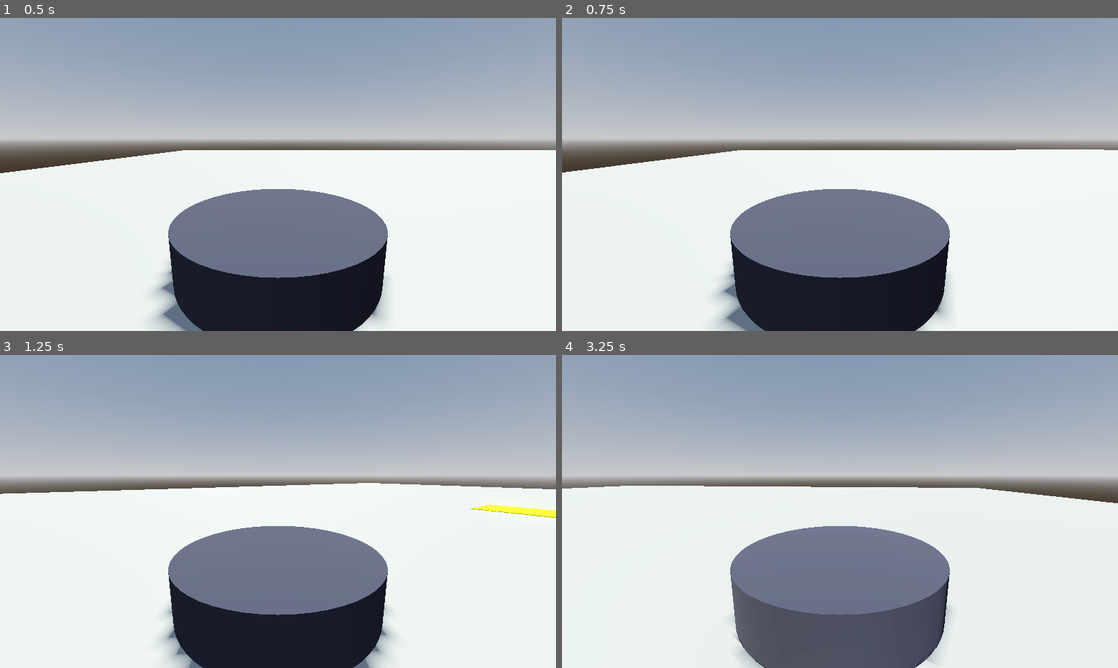
Above: before the commit, frames 1-4 (two rows, left to right).
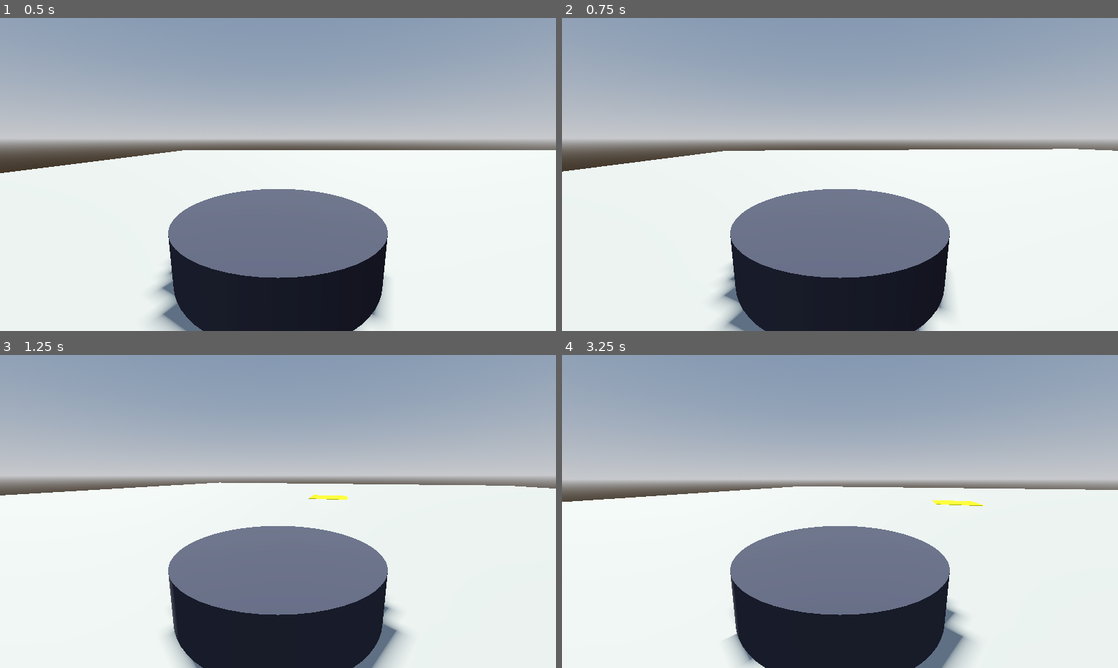
Above: after the commit, the same moments.

Repository: omaherne/turtlebot
Game: Godot game, scene res://levels/level_0.tscn
Two runs of this game, one before a commit and one after it. Both use one fixed random seed, a clock stepped at 60 frames per second and the inputs below.
Inputs:
- Up to frame 1 (0.5 s): no input
- Up to frame 2 (0.75 s): hold D (rotate_right) from 0.53 s (still down)
- Up to frame 3 (1.25 s): keep holding D (rotate_right)
- Up to frame 4 (3.25 s): release D (rotate_right) at 1.28 s; hold S (move_backward) 1.28-2.03 s; hold D (rotate_right) 2.03-2.78 s; hold W (move_forward) from 2.78 s (still down)

Frame 1 is identical in both runs. In frame 2, 0.4% of the frame differs, in the area x 0-100%, y 41-100%; in frame 3, 2.0%; in frame 4, 13%, in the area x 0-100%, y 38-100%.

Commit message:
bot update

Diff:
--- a/turtlebot-simulation/turtle_bot/turtle_bot.gd
+++ b/turtlebot-simulation/turtle_bot/turtle_bot.gd
@@ -1,29 +1,33 @@
 extends VehicleBody3D
 
-@export var engine_force_value := 5.0
+@export var engine_force_value := 500.0
+@export var turn_speed := 0.8
 @onready var left_wheel = $"Left Wheel"
 @onready var right_wheel = $"Right Wheel"
 @onready var front_wheel = $"Front Wheel"
 
 var left = 0
 var right = 0
-var right_rotate = 0
-var left_rotate = 0
 
 func _physics_process(delta: float):
 	if Input.is_action_pressed("move_forward"):
 		left = Input.get_action_strength("move_forward")
 		right = Input.get_action_strength("move_forward")
-	if Input.is_action_pressed("move_backward"):
-		left = Input.get_action_strength("move_backward")
-		right = Input.get_action_strength("move_backward")
+
+	elif Input.is_action_pressed("move_backward"):
+		left = -Input.get_action_strength("move_backward")
+		right = -Input.get_action_strength("move_backward")
+
 	if Input.is_action_pressed("rotate_left"):
-		left = -Input.get_action_strength("rotate_left")
-		right = 1
-	if Input.is_action_pressed("rotate_right"):
-		right = -Input.get_action_strength("rotate_right")
-		left = 1
-	left_wheel.engine_force = left * engine_force_value
-	right_wheel.engine_force = right * engine_force_value
+		left = -Input.get_action_strength("rotate_left") * turn_speed
+		right = 1 * turn_speed
+
+	elif Input.is_action_pressed("rotate_right"):
+		right = -Input.get_action_strength("rotate_right") * turn_speed
+		left = 1 * turn_speed
+
+	left_wheel.engine_force = left * engine_force_value * delta
+	right_wheel.engine_force = right * engine_force_value * delta
+
 	left = left_wheel.brake
 	right = right_wheel.brake
--- a/turtlebot-simulation/turtle_bot/turtle_bot.tscn
+++ b/turtlebot-simulation/turtle_bot/turtle_bot.tscn
@@ -48,10 +48,11 @@
 
 [node name="Front Wheel" type="VehicleWheel3D" parent="."]
 transform = Transform3D(-4.37114e-08, -1, 0, 1, -4.37114e-08, 0, 0, 0, 1, 0, -0.05, -0.3)
-use_as_steering = true
+use_as_traction = true
 wheel_radius = 0.125
 wheel_friction_slip = 1.0
-suspension_travel = 0.05
+suspension_stiffness = 50.0
+suspension_max_force = 40.0
 
 [node name="Front Wheel" type="MeshInstance3D" parent="Front Wheel"]
 transform = Transform3D(1, -1.50996e-07, 8.74228e-08, -1.50996e-07, -1, -8.74228e-08, 8.74228e-08, 8.74228e-08, -1, 0, 0, 0)
@@ -62,8 +63,9 @@
 transform = Transform3D(-1, 0, -8.74228e-08, 0, 1, 0, 8.74228e-08, 0, -1, -0.3, -0.05, 0)
 use_as_traction = true
 wheel_radius = 0.125
-wheel_friction_slip = 1.0
+wheel_friction_slip = 1.3
 suspension_stiffness = 30.0
+suspension_max_force = 40.0
 
 [node name="Left Wheel" type="MeshInstance3D" parent="Left Wheel"]
 transform = Transform3D(-4.37114e-08, -1, 0, 1, -4.37114e-08, 0, 0, 0, 1, 0, 0, 0)
@@ -75,6 +77,7 @@
 wheel_radius = 0.125
 wheel_friction_slip = 1.0
 suspension_stiffness = 30.0
+suspension_max_force = 40.0
 
 [node name="Right Wheel" type="MeshInstance3D" parent="Right Wheel"]
 transform = Transform3D(-4.37114e-08, -1, 0, 1, -4.37114e-08, 0, 0, 0, 1, 0, 0, 0)
